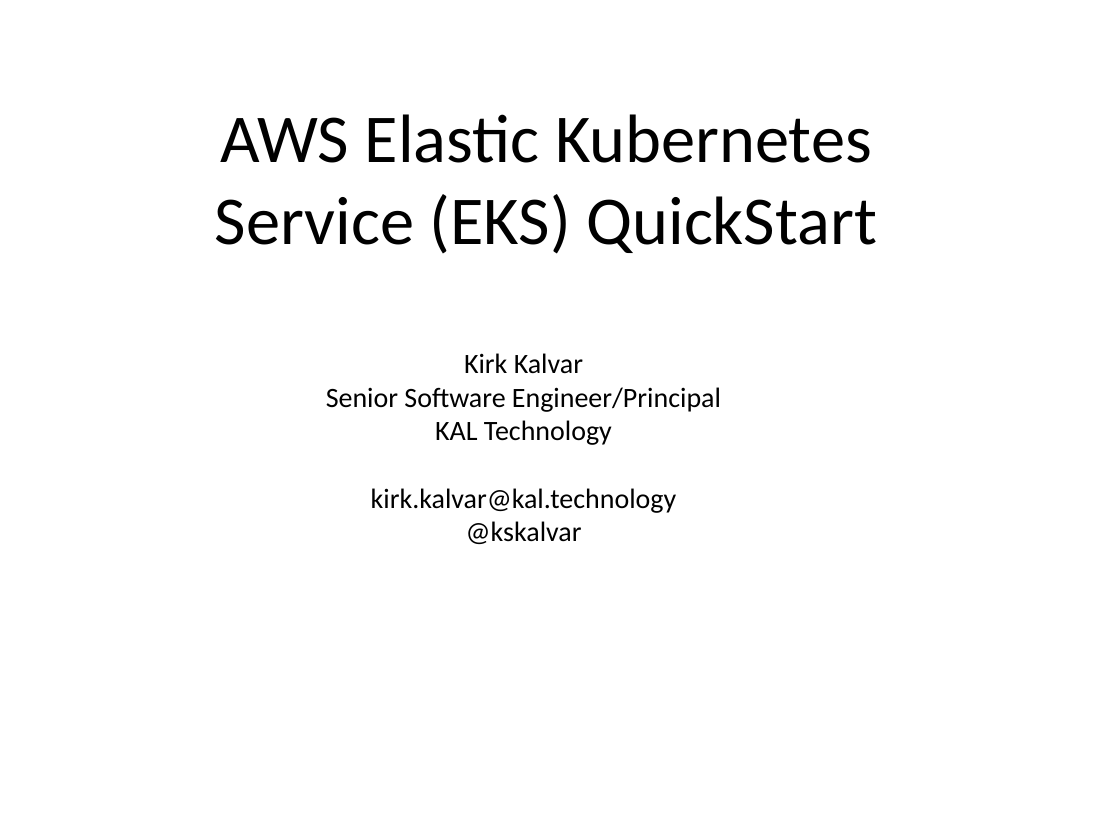
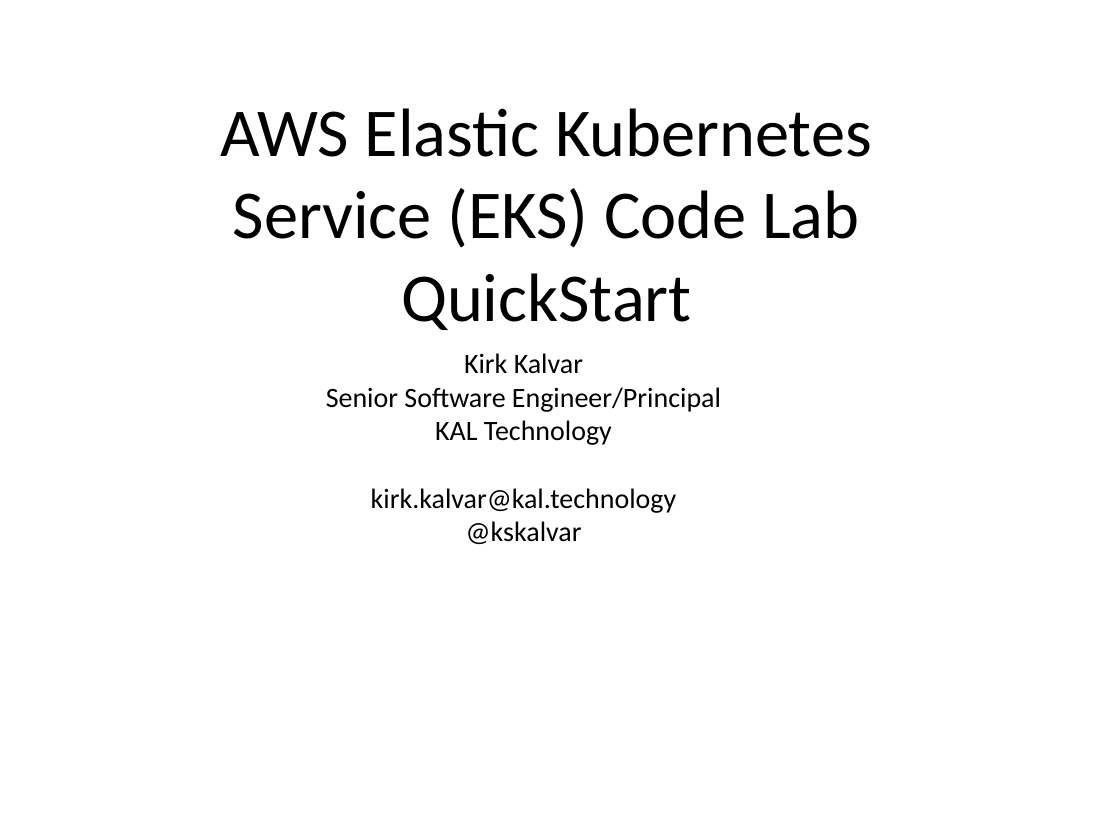
Before and after one commit to kskalvar/aws-eks-cluster-quickstart, a slide deck: slide 1 of slides/DevFestDC-AWS-EKS-Cluster-Quickstart.pptx. Drawn at 1120x840 pixels with LibreOffice and Linux fonts; fonts in the diff are those of the drawing; background and template pictures are left out. Boxes give left, top, right and bottom in pixels: in the first picture for what was removed or moved away, otherwise in the second. Text is boxed around its words. In the diff, an @@ line names an element or a change of style, - is before the commit and + after.

Commit message:
Updated slides

```diff
--- a/slides/DevFestDC-AWS-EKS-Cluster-Quickstart.pptx
+++ b/slides/DevFestDC-AWS-EKS-Cluster-Quickstart.pptx
@@ text at [220, 108, 872, 330]: text changed @@
-AWS Elastic Kubernetes Service (EKS) QuickStart
+AWS Elastic Kubernetes Service (EKS) Code Lab QuickStart
```
Also in this commit, not shown: 1 other file.
